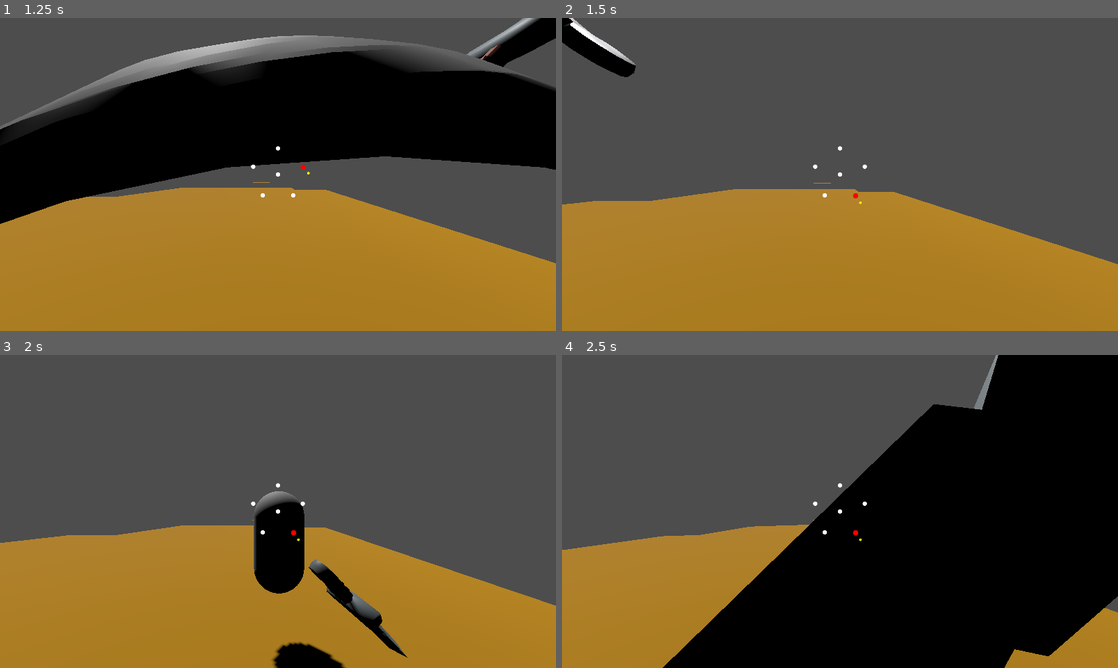
Above: before the commit, frames 1-4 (two rows, left to right).
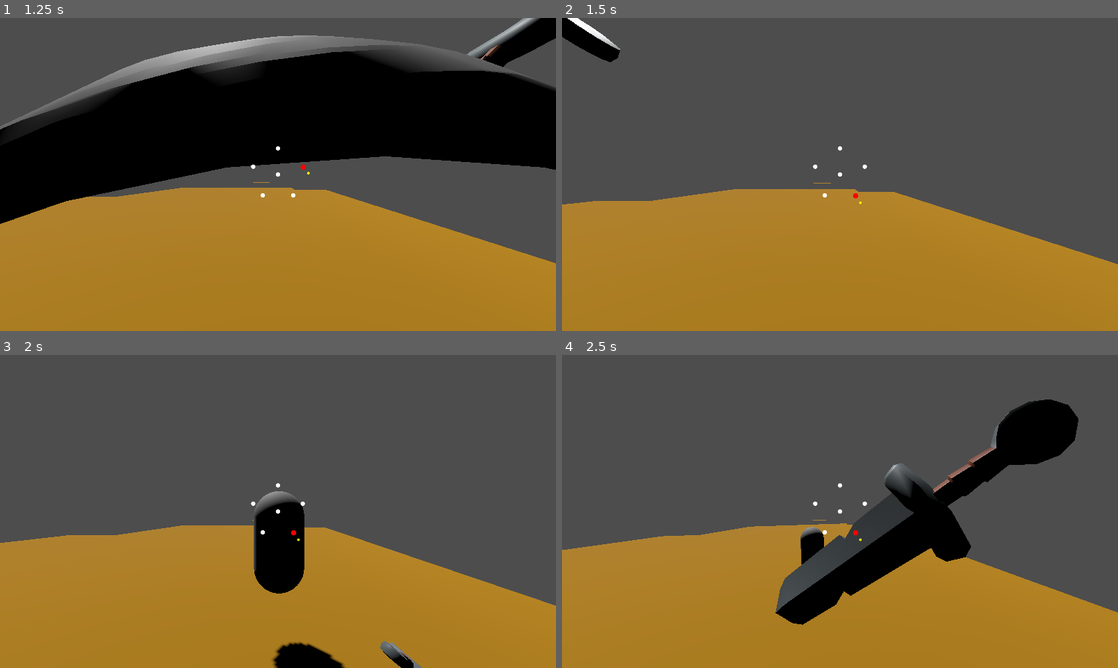
Above: after the commit, the same moments.

Repository: MendelDdS/pdc-godot
Game: Godot game, scene res://scenes/main.tscn
Two runs of this game, one before a commit and one after it. Both use one fixed random seed, a clock stepped at 60 frames per second and the inputs below.
Inputs (mouse positions are in pixels of both pictures, inside the frame that each line leads up to):
- Up to frame 1 (1.25 s): tap Enter (ui_accept) at 0.5, 0.77 s; move the mouse to (305, 174) at 0.52 s; hold D (Right strafe) from 0.53 s (still down); hold Up (Foward) from 0.53 s (still down)
- Up to frame 2 (1.5 s): move the mouse to (812, 174) at 1.27 s; release D (Right strafe) at 1.28 s; release Up (Foward) at 1.28 s; hold Down (Back) from 1.28 s (still down); click (812, 174) at 1.35 s
- Up to frame 3 (2 s): keep holding Down (Back); tap Enter (ui_accept) at 1.52 s
- Up to frame 4 (2.5 s): move the mouse to (851, 505) at 2.02 s; release Down (Back) at 2.03 s; hold D (Right strafe) from 2.03 s (still down); hold Right mouse button (Item Passive) from 2.03 s (still down)

Frame 1 is identical in both runs. In frame 2, 0.8% of the frame differs, in the area x 0-14%, y 0-19%; in frame 3, 1.3%; in frame 4, 42%, in the area x 18-100%, y 0-100%.

Commit message:
fix(#0000): adjust sword swing

Diff:
--- a/scenes/actors/player/player.gd
+++ b/scenes/actors/player/player.gd
@@ -23,7 +23,7 @@
 	4: {"pos": Vector3(-0.6, -0.5, -1), "rot": Vector3(135, -90,  0)},  # BOTTOM_LEFT (Baixo-Esquerda)
 	5: {"pos": Vector3(-1, 0.5, -1), "rot": Vector3(45, -90, 0)}     # TOP_LEFT (Cima-Esquerda)
 }
-const DEFENSE_STANCE = {"pos": Vector3(0.7, 0.5, -0.2), "rot": Vector3(180, 0, 45)}
+const DEFENSE_STANCE = {"pos": Vector3(0.5, 0.3, -0.8), "rot": Vector3(180, 0, 45)}
 
 @onready var health_component: HealthComponent = $HealthComponent
 @onready var camera_pivot: Node3D = $CameraPivot
@@ -232,29 +232,29 @@
 		2: # TOP_RIGHT
 			return {
 				"windup_pos": original_pos + Vector3(0.14, 0.10, 0.18),
-				"windup_quat": original_quat * _local_quat(Vector3(0.0, 0.0, -15.0)),
-				"attack_pos": original_pos + Vector3(-1.30, -0.98, -0.95),
-				"attack_quat": original_quat * _local_quat(Vector3(0, 0.0, 125.0))
+				"windup_quat": original_quat * _local_quat(Vector3(-10.0, 0.0, -15.0)),
+				"attack_pos": original_pos + Vector3(-2.30, -2.0, -0.95),
+				"attack_quat": original_quat * _local_quat(Vector3(12.0, 0.0, 150.0))
 			}
 		3: # BOTTOM_RIGHT
 			return {
 				"windup_pos": original_pos + Vector3(0.12, -0.06, 0.14),
 				"windup_quat": original_quat * _local_quat(Vector3(-12.0, 0.0, -15.0)),
-				"attack_pos": original_pos + Vector3(-0.92, 0.76, -0.76),
+				"attack_pos": original_pos + Vector3(-2.30, 0.76, -0.76),
 				"attack_quat": original_quat * _local_quat(Vector3(18.0, 0.0, 150.0))
 			}
 		4: # BOTTOM_LEFT
 			return {
 				"windup_pos": original_pos + Vector3(-0.12, -0.06, 0.14),
-				"windup_quat": original_quat * _local_quat(Vector3(12.0, 0.0, -22.0)),
-				"attack_pos": original_pos + Vector3(0.92, 0.76, -0.76),
+				"windup_quat": original_quat * _local_quat(Vector3(5.0, 0.0, -15.0)),
+				"attack_pos": original_pos + Vector3(2.0, 1.5, -0.76),
 				"attack_quat": original_quat * _local_quat(Vector3(-18.0, 0.0, 150.0))
 			}
 		5: # TOP_LEFT
 			return {
 				"windup_pos": original_pos + Vector3(-0.14, 0.10, 0.18),
-				"windup_quat": original_quat * _local_quat(Vector3(12.0, 0.0, -22.0)),
-				"attack_pos": original_pos + Vector3(1.30, -0.98, -0.95),
+				"windup_quat": original_quat * _local_quat(Vector3(12.0, 0.0, -15.0)),
+				"attack_pos": original_pos + Vector3(2.30, -2.0, -0.95),
 				"attack_quat": original_quat * _local_quat(Vector3(18.0, 0.0, 150.0))
 			}
 		_:
@@ -266,11 +266,6 @@
 			}
 
 func _local_quat(rot_degrees: Vector3) -> Quaternion:
-	return Quaternion.from_euler(Vector3(
-		deg_to_rad(rot_degrees.x),
-		deg_to_rad(rot_degrees.y),
-		deg_to_rad(rot_degrees.z)
-	))
 	return Quaternion.from_euler(Vector3(
 		deg_to_rad(rot_degrees.x),
 		deg_to_rad(rot_degrees.y),
--- a/scenes/actors/player/weapon_attack_animator.gd
+++ b/scenes/actors/player/weapon_attack_animator.gd
@@ -8,7 +8,7 @@
 const SELF_METHOD_TRACK := NodePath(".")
 const LIBRARY_NAME := StringName("runtime")
 const ANIMATION_NAME := StringName("weapon_attack_runtime")
-const ATTACK_SPEED_SCALE := 1.2
+const ATTACK_SPEED_SCALE: float = 1.0
 
 var _animation_player: AnimationPlayer
 var _impact_callback: Callable
